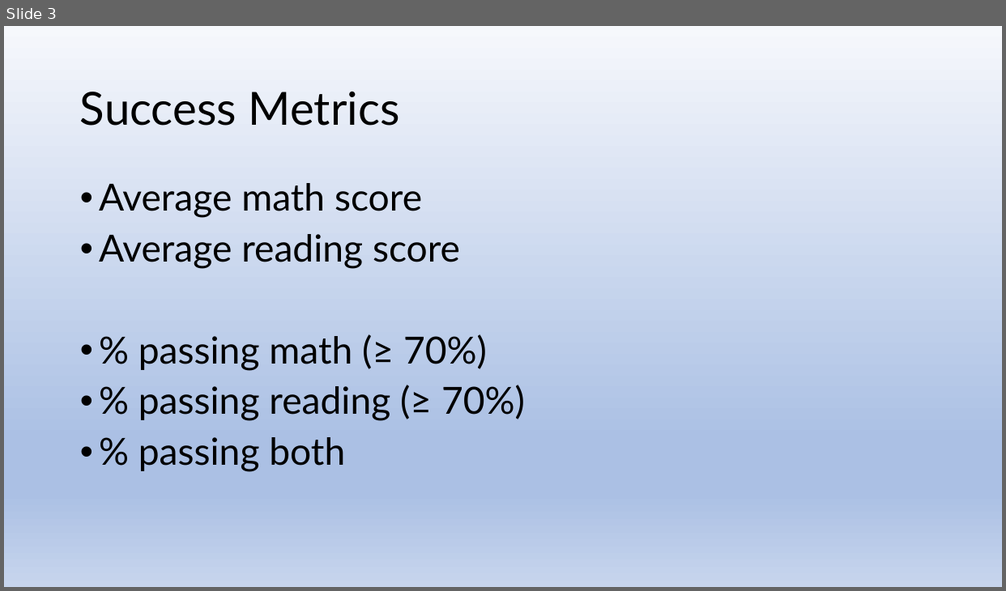
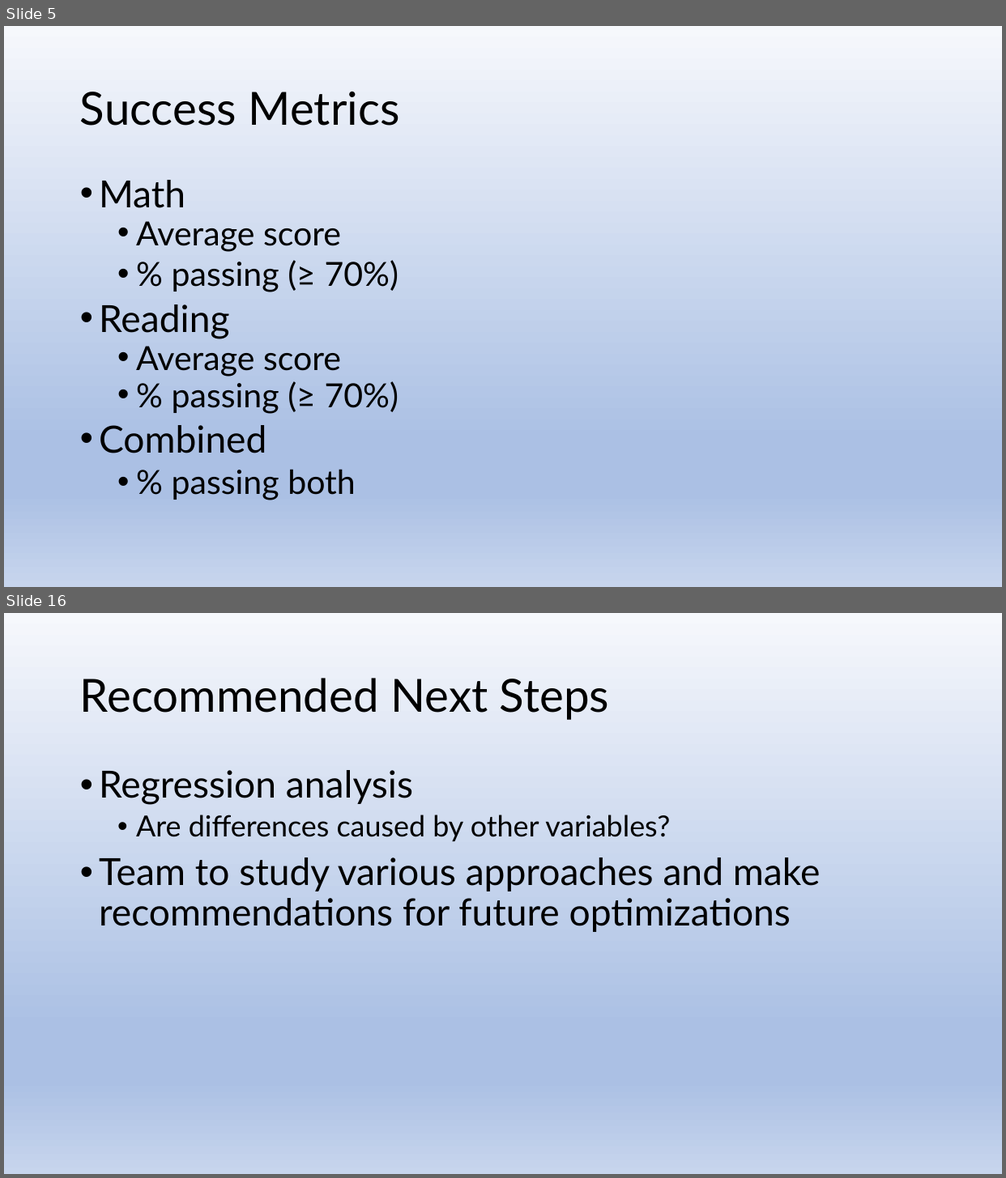
Before and after one commit to js816/tableau_school_district_analysis, a slide deck: School District Analysis.pptx. Shown one above the other, each under a label of ours: slide 3 before the commit, slides 5 and 16 after it; the slides between them are not shown. The pictures are 1006x591 and 1006x1178 pixels, drawn with LibreOffice and Linux fonts; fonts in the diff are those of the drawing. Boxes give left, top, right and bottom in pixels: in the first picture for what was removed or moved away, otherwise in the second. Text is boxed around its words. In the diff, an @@ line names an element or a change of style, - is before the commit and + after.

```diff
--- a/School District Analysis.pptx
+++ b/School District Analysis.pptx
@@ slide 16 added at (x1=4, y1=613, x2=1002, y2=1174), background gradient #F6F8FC to #ABC0E4 to #C7D5ED @@
@@ title added at (x1=80, y1=678, x2=609, y2=720), 44 pt, text #000000 @@
+Recommended Next Steps
@@ text added at (x1=99, y1=770, x2=820, y2=932), 36 pt, text #000000 @@
+• Regression analysis
+  • Are differences caused by other variables?
+• Team to study various approaches and make recommendations for future optimizations
@@ what was slide 3 is now slide 5 @@
@@ slide 5 changed as well @@
@@ text at (x1=99, y1=180, x2=399, y2=454): text changed; size 36 to 32 pt @@
-• Average math score
-• Average reading score
-• % passing math (≥ 70%)
-• % passing reading (≥ 70%)
+• Math
+  • Average score
+  • % passing (≥ 70%)
+• Reading
+  • Average score
+  • % passing (≥ 70%)
+• Combined
@@ text at (x1=172, y1=469, x2=356, y2=500): size 36 to 32 pt in "% passing both"; list level 1 to 2 in "% passing both" @@
```
Also in this commit, not shown: 4 other slides changed, 20 other slides added, 1 slide removed, 1 other file.
